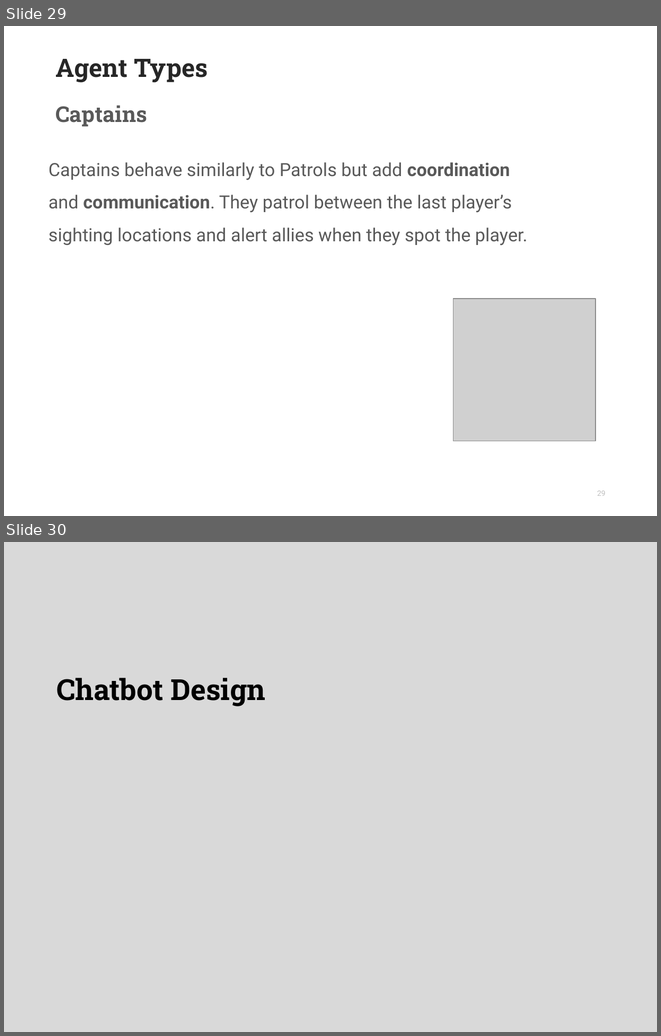
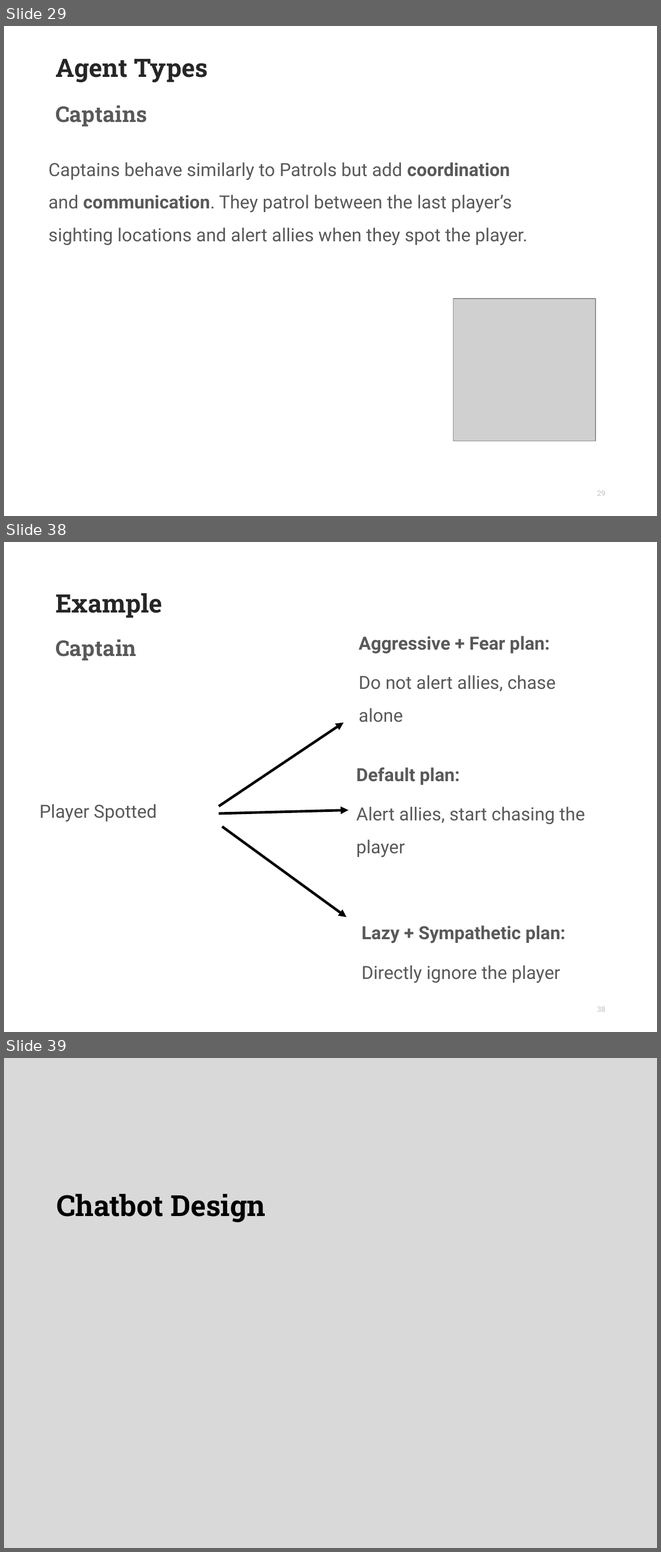
Before and after one commit to inkeaton/TakeThemOut, a slide deck: S4965918_SDAI_NLP_Slides.odp. Shown one above the other, each under a label of ours: slides 29 and 30 before the commit, slides 29, 38 and 39 after it; the slides between them are not shown. The pictures are 661x1036 and 661x1552 pixels, drawn with LibreOffice and Linux fonts; fonts in the diff are those of the drawing; grey boxes stand for pictures; background and template pictures are left out. Boxes give left, top, right and bottom in pixels: in the first picture for what was removed or moved away, otherwise in the second. Text is boxed around its words. In the diff, an @@ line names an element or a change of style, - is before the commit and + after.

```diff
--- a/S4965918_SDAI_NLP_Slides.odp
+++ b/S4965918_SDAI_NLP_Slides.odp
@@ slide 38 added at [4, 542, 657, 1032], background #FFFFFF @@
@@ title added at [55, 593, 162, 618], 28 pt, text #262626, bold @@
+Example
@@ text added at [359, 636, 556, 722], 20 pt, text #595959 @@
+Aggressive + Fear plan:
+Do not alert allies, chase alone
@@ text added at [55, 639, 136, 661], 24 pt, text #595959, bold @@
+Captain
@@ arrow added from (219, 806) to (344, 722), #000000 2.83 pt @@
@@ text added at [356, 767, 585, 857], 20 pt, text #595959 @@
+Default plan:
+Alert allies, start chasing the player
@@ text added at [40, 804, 157, 822], 20 pt, text #595959 @@
+Player Spotted
@@ arrow added from (219, 814) to (348, 810), #000000 2.83 pt @@
@@ arrow added from (222, 827) to (346, 917), #000000 2.83 pt @@
@@ text added at [362, 925, 566, 983], 20 pt, text #595959 @@
+Lazy + Sympathetic plan:
+Directly ignore the player
@@ page number added at [597, 1006, 606, 1012], 8.2 pt, text #BFBFBF @@
+38
@@ what was slide 30 is now slide 39 @@
```
Also in this commit, not shown: 3 slides changed, 23 other slides added, 9 slides removed, 2 other files.
